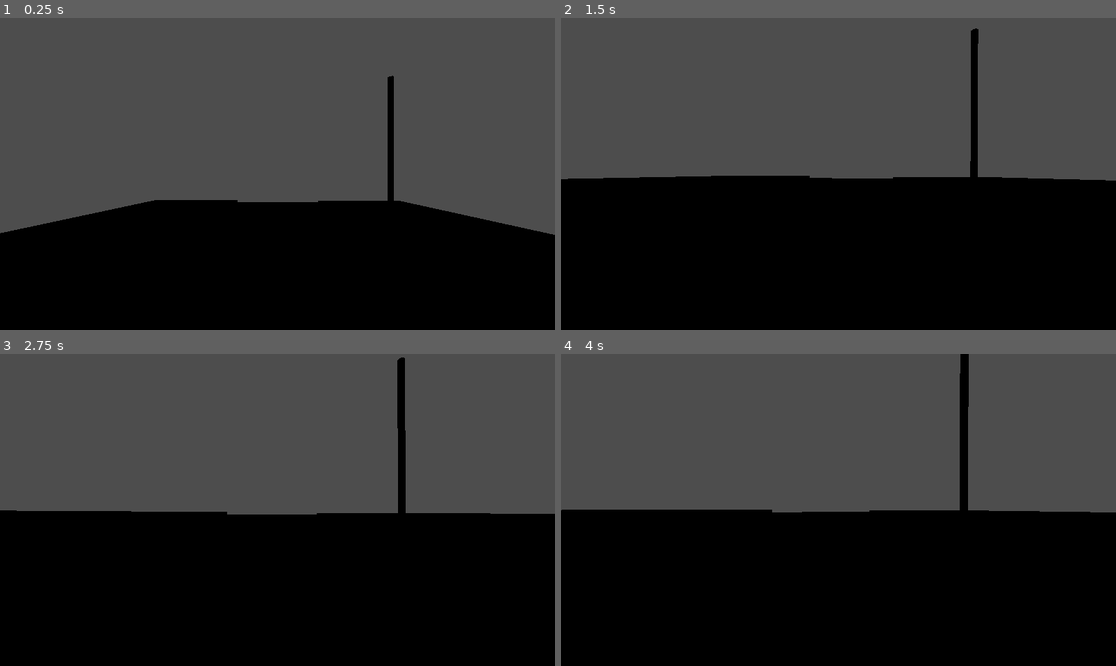
Above: before the commit, frames 1-4 (two rows, left to right).
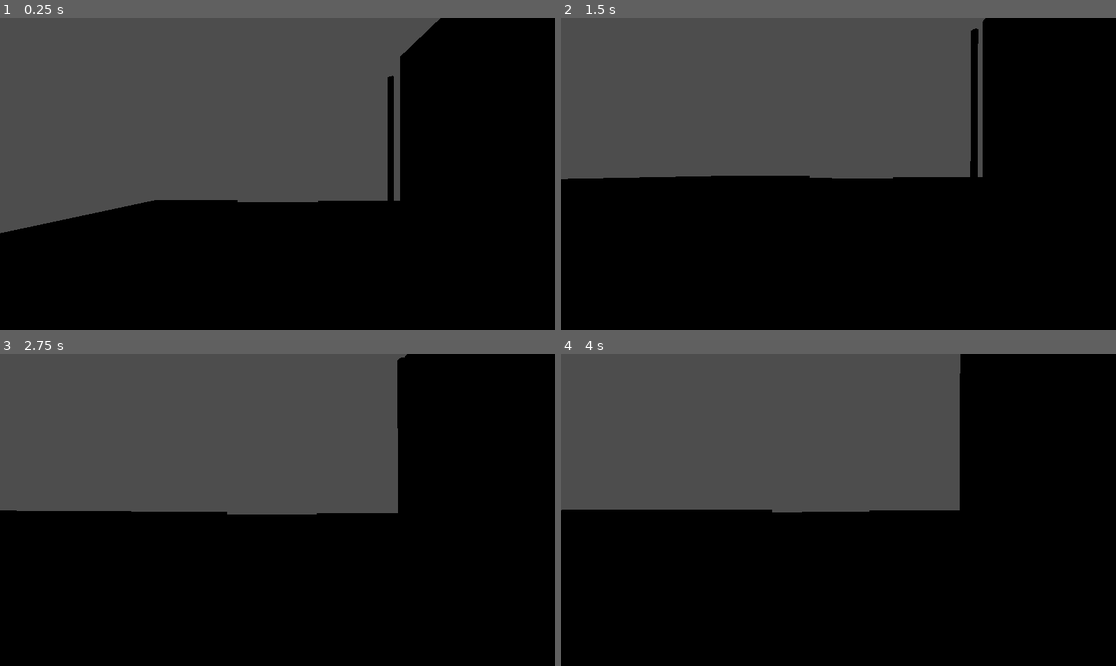
Above: after the commit, the same moments.

Repository: Eliant321/Juego-de-terror-psicologico-ecuatoriano
Game: Godot game, scene res://Nivel 1.tscn
Same seed, same stepped clock (60 frames per second), same inputs: the game is played once before the commit and once after it.
Inputs (mouse positions are in pixels of both pictures, inside the frame that each line leads up to):
- Up to frame 1 (0.25 s): no input
- Up to frame 2 (1.5 s): tap Enter (ui_accept) at 0.5, 0.77 s; move the mouse to (866, 174) at 0.52 s; hold Ctrl (agacharse) 0.53-1.28 s; hold W (adelante) from 0.53 s (still down); move the mouse to (810, 174) at 1.27 s; tap Ctrl (agacharse) at 1.35 s
- Up to frame 3 (2.75 s): keep holding W (adelante); tap Enter (ui_accept) at 1.52 s; move the mouse to (288, 503) at 2.02 s; hold Ctrl (agacharse) from 2.03 s (still down)
- Up to frame 4 (4 s): keep holding W (adelante); move the mouse to (832, 516) at 2.77 s; release Ctrl (agacharse) at 2.78 s; tap Ctrl (agacharse) at 2.85 s; tap Enter (ui_accept) at 3.02, 3.77 s; move the mouse to (877, 513) at 3.52 s; hold Ctrl (agacharse) from 3.53 s (still down)

The runs differ from the first frame. In frame 1, 17% of the frame differs, in the area x 72-100%, y 0-70%; in frame 2, 12%; in frame 3, 14%; in frame 4, 13%.

Commit message:
Update Nivel 1.tscn

Diff:
--- a/Nivel 1.tscn
+++ b/Nivel 1.tscn
@@ -25,6 +25,11 @@
 use_collision = true
 size = Vector3(20, 0.563, 100)
 
+[node name="Calle4" type="CSGBox3D" parent="." unique_id=1572010091]
+transform = Transform3D(1, 0, 0, 0, 1, 0, 0, 0, 1, 55.319565, 17.63031, -0.04764557)
+use_collision = true
+size = Vector3(50.23, -36.432, 100)
+
 [node name="Calle3" type="CSGBox3D" parent="." unique_id=601690480]
 transform = Transform3D(1, 0, 0, 0, 1, 0, 0, 0, 1, -19.759056, 0.32634163, 0)
 use_collision = true
